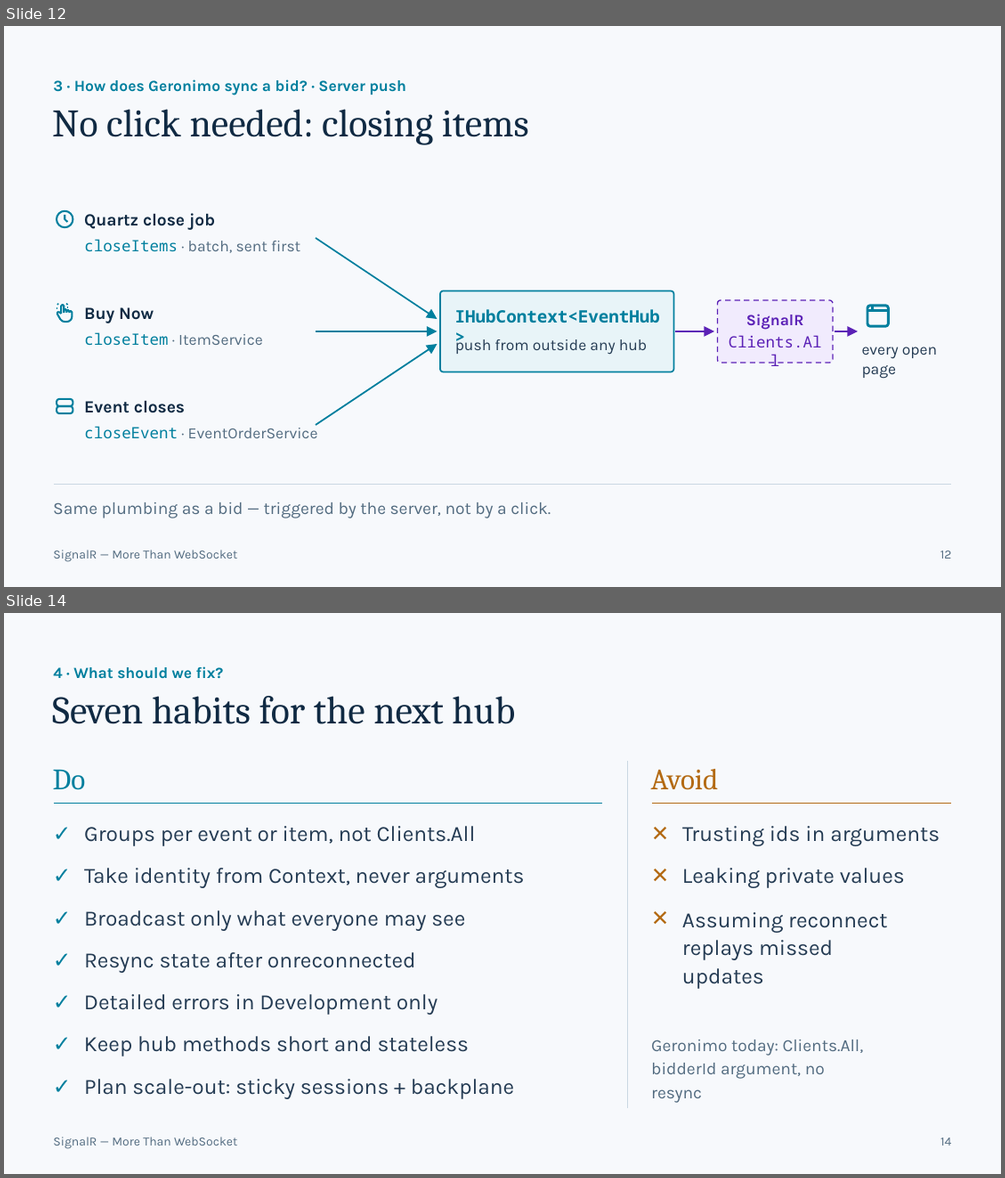
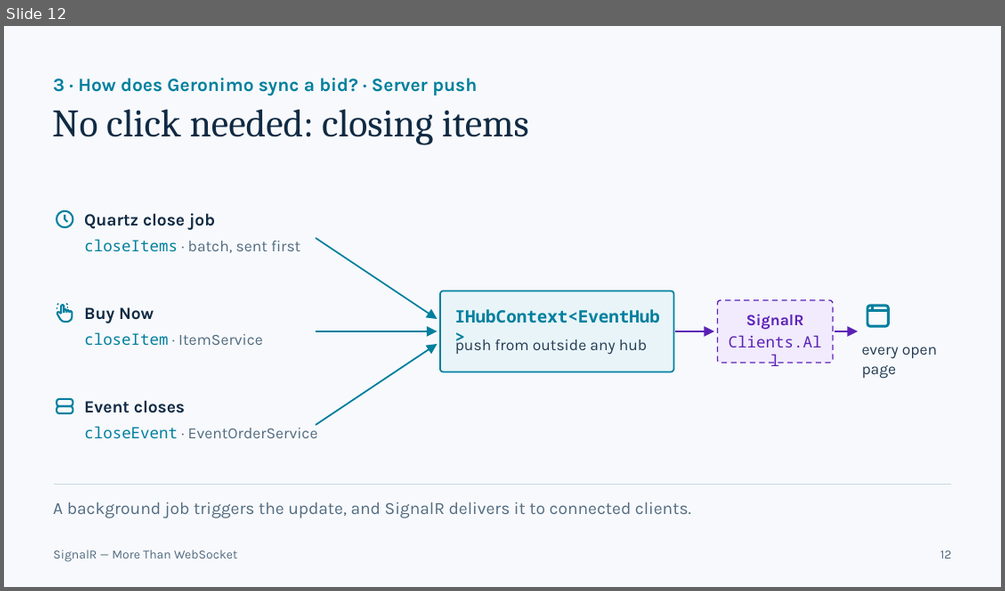
Before and after one commit to Daniiislo/TechSharing, a slide deck: SignalR/presentation/SignalR - More Than WebSocket.pptx. Shown one above the other, each under a label of ours: slides 12 and 14 before the commit, slide 12 after it; the slides between them are not shown. The pictures are 1005x1178 and 1005x591 pixels, drawn with LibreOffice and Linux fonts; fonts in the diff are those of the drawing. Boxes give left, top, right and bottom in pixels: in the first picture for what was removed or moved away, otherwise in the second. Text is boxed around its words. In the diff, an @@ line names an element or a change of style, - is before the commit and + after.

```diff
--- a/SignalR/presentation/SignalR - More Than WebSocket.pptx
+++ b/SignalR/presentation/SignalR - More Than WebSocket.pptx
@@ slide 14 removed at <box>4,613,1001,1174</box>, background #F7F9FC @@
@@ text removed at <box>53,666,224,679</box> @@
-4 · What should we fix?
@@ text removed at <box>52,696,515,724</box> @@
-Seven habits for the next hub
@@ freeform shape removed at <box>627,761,628,1109</box> @@
@@ group removed at <box>651,769,952,1103</box>: 8 texts, 1 freeform shape @@
-Avoid
-✕
-✕
-✕
-Trusting ids in arguments
-Leaking private values
-Assuming reconnect
-replays missed updates
-Geronimo today: Clients.All,
-bidderId argument, no resync
@@ group removed at <box>53,769,602,1106</box>: 15 texts, 1 freeform shape @@
-Do
-✓
-✓
-✓
-✓
-✓
-✓
-✓
-Groups per event or item, not Clients.All
-Take identity from Context, never arguments
-Broadcast only what everyone may see
-Resync state after onreconnected
-Detailed errors in Development only
-Keep hub methods short and stateless
-Plan scale-out: sticky sessions + backplane
@@ text removed at <box>53,1136,237,1149</box> @@
-SignalR — More Than WebSocket
@@ text removed at <box>940,1137,951,1145</box> @@
-14
@@ slide 12 changed as well @@
@@ text "3 · How does Geronimo ..." at <box>53,78,477,96</box>: size 15 to 18 pt @@
@@ text at <box>53,502,691,518</box>: text changed @@
-Same plumbing as a bid — triggered by the server, not by a click.
+A background job triggers the update, and SignalR delivers it to connected clients.
```
Also in this commit, not shown: 12 other slides changed, 2 slides added, 1 other slide removed, 38 other files.
